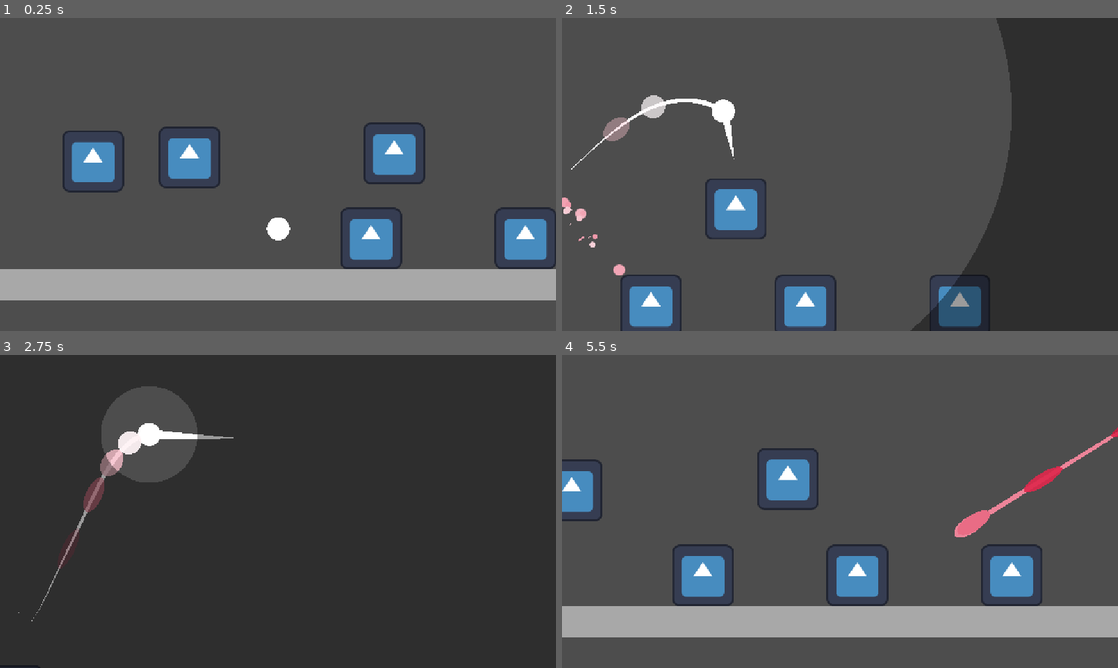
Above: before the commit, frames 1-4 (two rows, left to right).
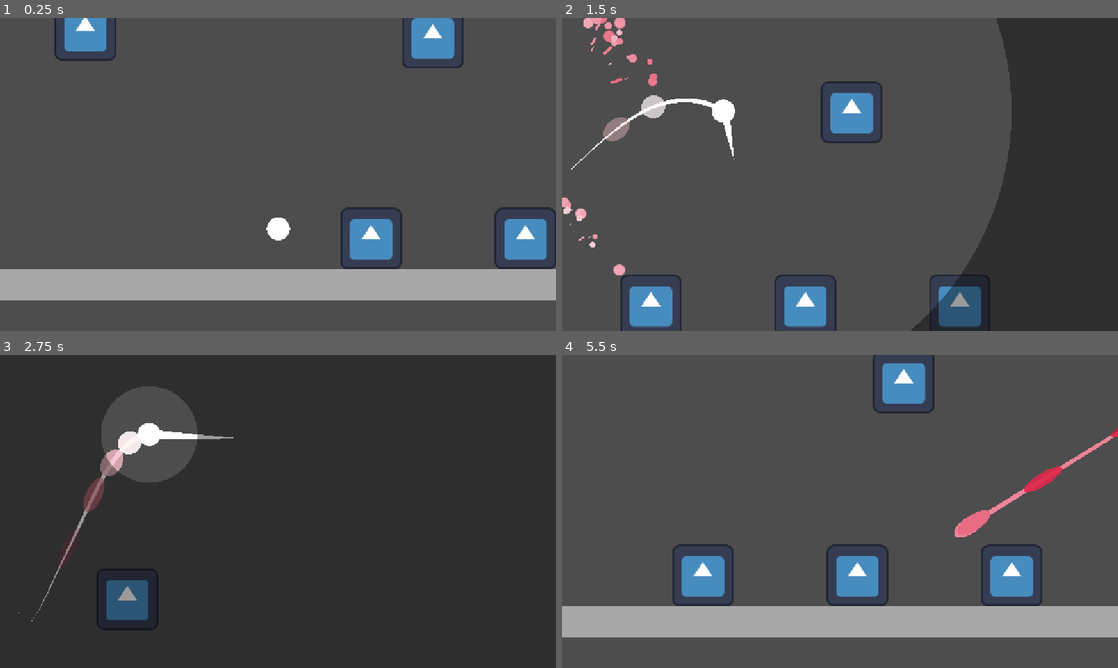
Above: after the commit, the same moments.

Repository: cookie1170/juice-test
Game: Godot game, scene res://levels/main.tscn
Same seed, same stepped clock (60 frames per second), same inputs: the game is played once before the commit and once after it. The engine's default icon, where the game draws it, is replaced by a stand-in: a white triangle on a blue panel in a dark square.
Inputs (mouse positions are in pixels of both pictures, inside the frame that each line leads up to):
- Up to frame 1 (0.25 s): no input
- Up to frame 2 (1.5 s): tap Enter (ui_accept) at 0.5, 0.77 s; move the mouse to (962, 158) at 0.52 s; hold D (right) 0.53-1.25 s; right-click (962, 158) at 0.6 s; click (962, 158) at 0.67 s; drag from (728, 190) to (745, 99) at 1.27 s
- Up to frame 3 (2.75 s): move the mouse to (333, 442) at 2.02 s; press the mouse at (333, 442) at 2.03 s; hold D (right) from 2.03 s (still down)
- Up to frame 4 (5.5 s): release D (right) at 2.75 s; release the mouse at (895, 442) at 2.75 s; drag from (812, 574) to (712, 433) at 2.77 s; move the mouse to (1006, 558) at 3.52 s; hold A (left) 3.53-4.25 s; hold Q 3.53-4.25 s; tap Enter (ui_accept) at 3.77 s; drag from (673, 464) to (756, 433) at 4.27 s; move the mouse to (867, 511) at 5.02 s; hold Down (ui_down) from 5.03 s (still down); tap U at 5.1 s; click (867, 511) at 5.17 s

The runs differ from the first frame. In frame 1, 6.0% of the frame differs, in the area x 9-84%, y 0-56%; in frame 2, 3.0%; in frame 3, 1.2%; in frame 4, 3.4%.

Commit message:
slight update to the testing scene

Diff:
--- a/levels/main.tscn
+++ b/levels/main.tscn
@@ -6,7 +6,6 @@
 [ext_resource type="Script" uid="uid://dvq8lfxsyc554" path="res://addons/phantom_camera/scripts/resources/tween_resource.gd" id="4_6et1j"]
 [ext_resource type="Script" uid="uid://ddspebxr558xv" path="res://addons/phantom_camera/scripts/resources/phantom_camera_noise_2d.gd" id="5_6et1j"]
 [ext_resource type="PackedScene" uid="uid://517hm5oeryf5" path="res://enemies/basic_enemy/basic_enemy.tscn" id="5_ifaiv"]
-[ext_resource type="Texture2D" uid="uid://36d1vc5qw3wa" path="res://icon.svg" id="6_5k4jt"]
 [ext_resource type="Script" uid="uid://t4jiyx57far2" path="res://levels/bottom_boundary.gd" id="7_qy63d"]
 
 [sub_resource type="RectangleShape2D" id="RectangleShape2D_7dm0k"]
@@ -85,36 +84,26 @@
 [node name="BasicEnemy3" parent="." instance=ExtResource("5_ifaiv")]
 position = Vector2(1152, 0)
 
+[node name="BasicEnemy5" parent="." instance=ExtResource("5_ifaiv")]
+position = Vector2(928, -400)
+
+[node name="BasicEnemy6" parent="." instance=ExtResource("5_ifaiv")]
+position = Vector2(320, -416)
+
 [node name="BasicEnemy4" parent="." instance=ExtResource("5_ifaiv")]
 position = Vector2(192, 0)
 
-[node name="Icon" type="Sprite2D" parent="."]
-position = Vector2(688, -264)
-texture = ExtResource("6_5k4jt")
+[node name="BasicEnemy7" parent="." instance=ExtResource("5_ifaiv")]
+position = Vector2(-696, -32)
 
-[node name="Icon2" type="Sprite2D" parent="."]
-position = Vector2(240, -240)
-texture = ExtResource("6_5k4jt")
+[node name="BasicEnemy10" parent="." instance=ExtResource("5_ifaiv")]
+position = Vector2(-1352, -16)
 
-[node name="Icon3" type="Sprite2D" parent="."]
-position = Vector2(-384, -224)
-texture = ExtResource("6_5k4jt")
+[node name="BasicEnemy8" parent="." instance=ExtResource("5_ifaiv")]
+position = Vector2(-984, -384)
 
-[node name="Icon4" type="Sprite2D" parent="."]
-position = Vector2(-184, -232)
-texture = ExtResource("6_5k4jt")
-
-[node name="Icon5" type="Sprite2D" parent="."]
-position = Vector2(-960, -304)
-texture = ExtResource("6_5k4jt")
-
-[node name="Icon6" type="Sprite2D" parent="."]
-position = Vector2(-1272, -152)
-texture = ExtResource("6_5k4jt")
-
-[node name="Icon7" type="Sprite2D" parent="."]
-position = Vector2(-1632, -280)
-texture = ExtResource("6_5k4jt")
+[node name="BasicEnemy9" parent="." instance=ExtResource("5_ifaiv")]
+position = Vector2(-400, -432)
 
 [node name="BottomBoundary" type="Area2D" parent="."]
 position = Vector2(0, 256)
Not shown: 1 places in levels/main.tscn that only renumber resources
